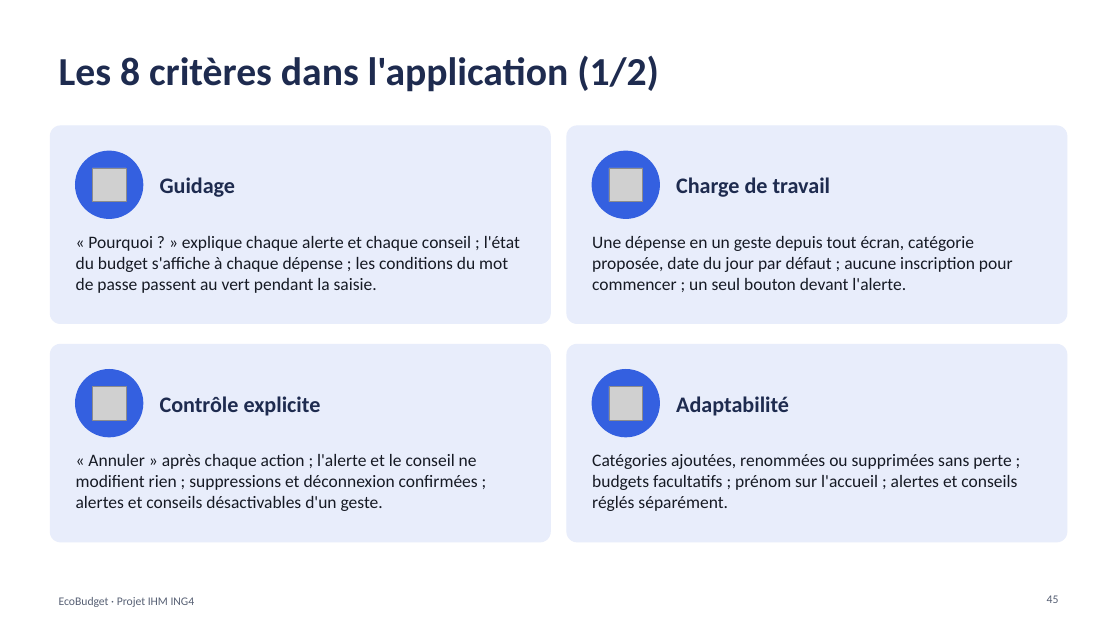
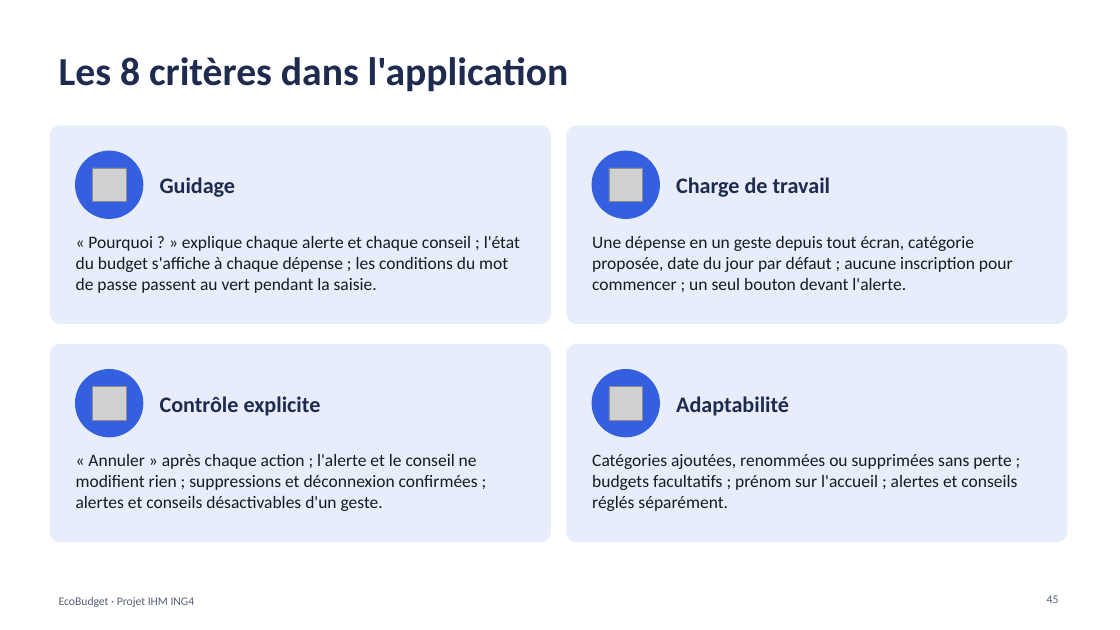
Before and after one commit to kaderouadahi/EcoBudget, a slide deck: slide 45 of livrables/EcoBudget.pptx. Drawn at 1120x630 pixels with LibreOffice and Linux fonts; fonts in the diff are those of the drawing; grey boxes stand for pictures. Boxes give left, top, right and bottom in pixels: in the first picture for what was removed or moved away, otherwise in the second. Text is boxed around its words. In the diff, an @@ line names an element or a change of style, - is before the commit and + after.

Commit message:
docs: diaporama, phrases au futur corrigées, propriétés du fichier et titres des 8 critères sans 1/2 et 2/2

```diff
--- a/livrables/EcoBudget.pptx
+++ b/livrables/EcoBudget.pptx
@@ title at (59, 57, 569, 92): text changed @@
-Les 8 critères dans l'application (1/2)
+Les 8 critères dans l'application
```
Also in this commit, not shown: 1 other slide changed.
